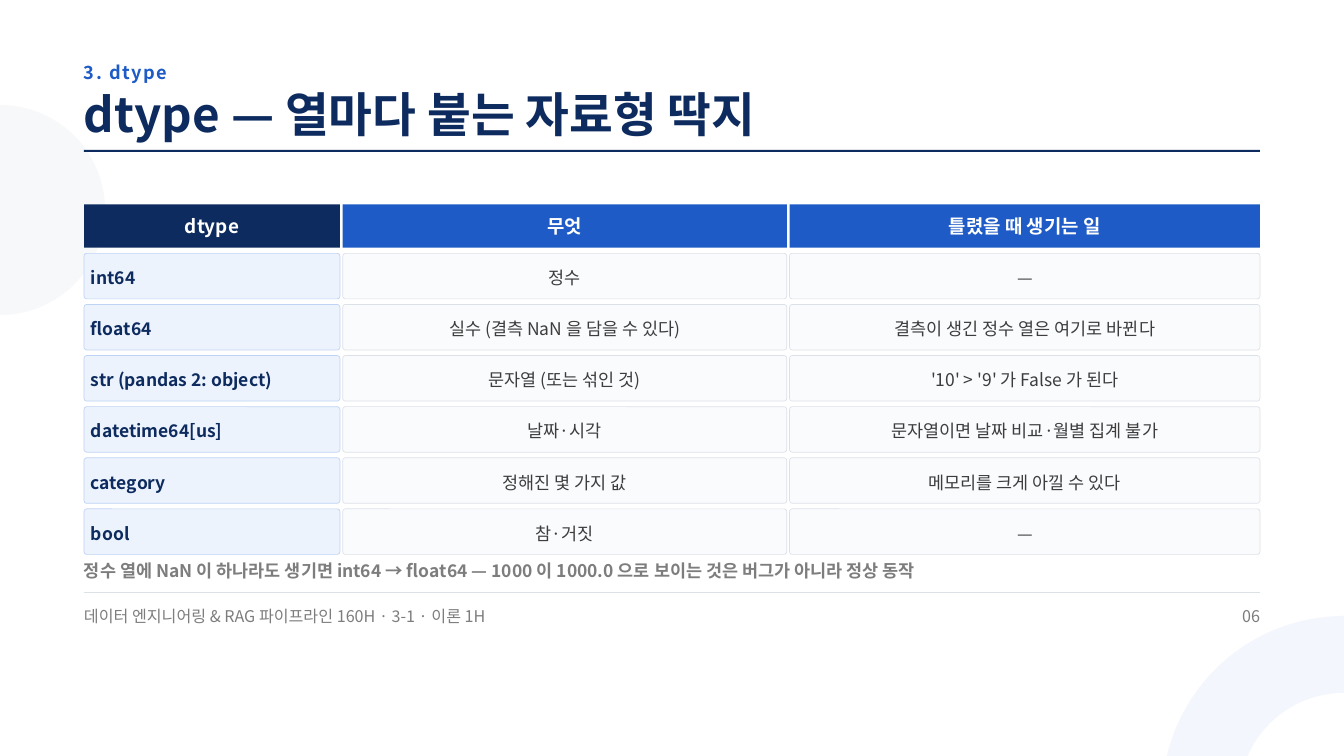
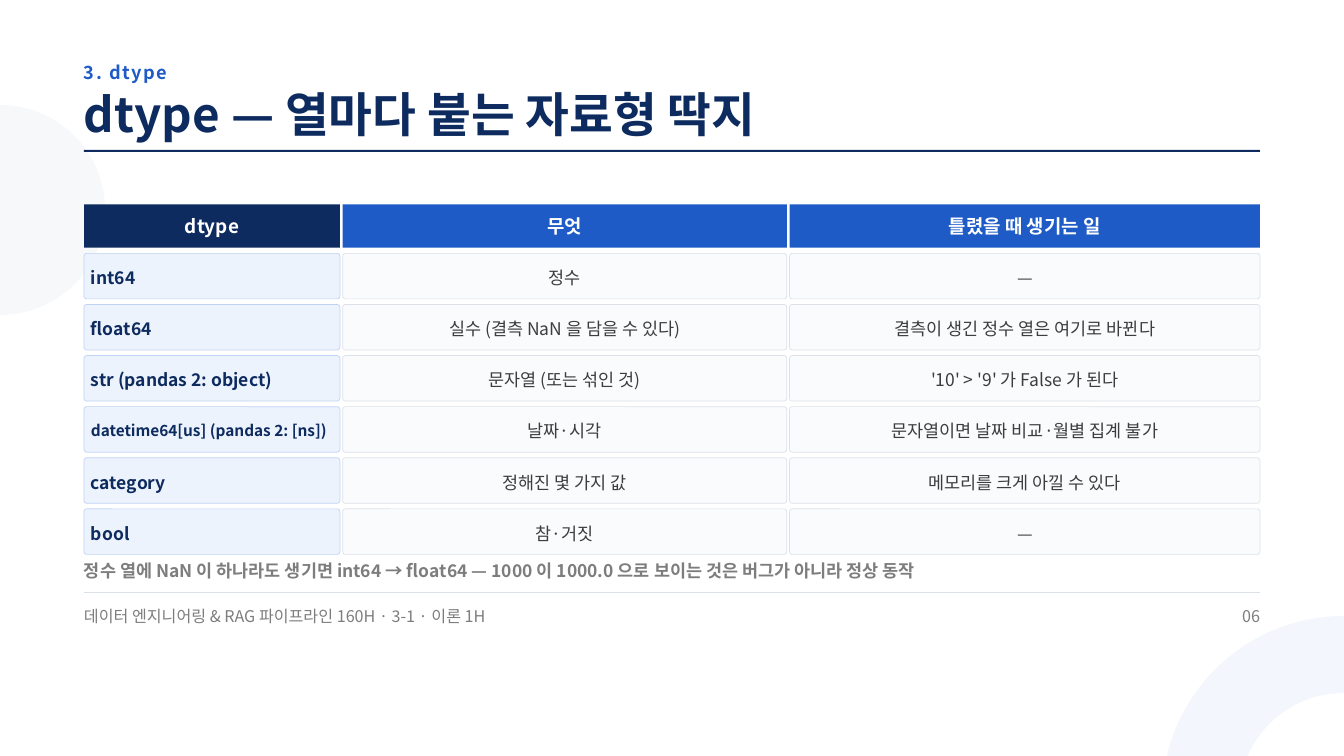
Before and after one commit to aebonlee/materials, a slide deck: slide 6 of data-eng/decks/w3d1s1.pptx. Drawn at 1344x756 pixels with LibreOffice and Linux fonts; fonts in the diff are those of the drawing. Boxes give left, top, right and bottom in pixels: in the first picture for what was removed or moved away, otherwise in the second. Text is boxed around its words. In the diff, an @@ line names an element or a change of style, - is before the commit and + after.

```diff
--- a/data-eng/decks/w3d1s1.pptx
+++ b/data-eng/decks/w3d1s1.pptx
@@ text at bbox=[91, 423, 327, 440]: text changed; size 18.8 to 16.5 pt @@
-datetime64[us]
+datetime64[us] (pandas 2: [ns])
```
Also in this commit, not shown: 1 other slide changed, 9 other files.
